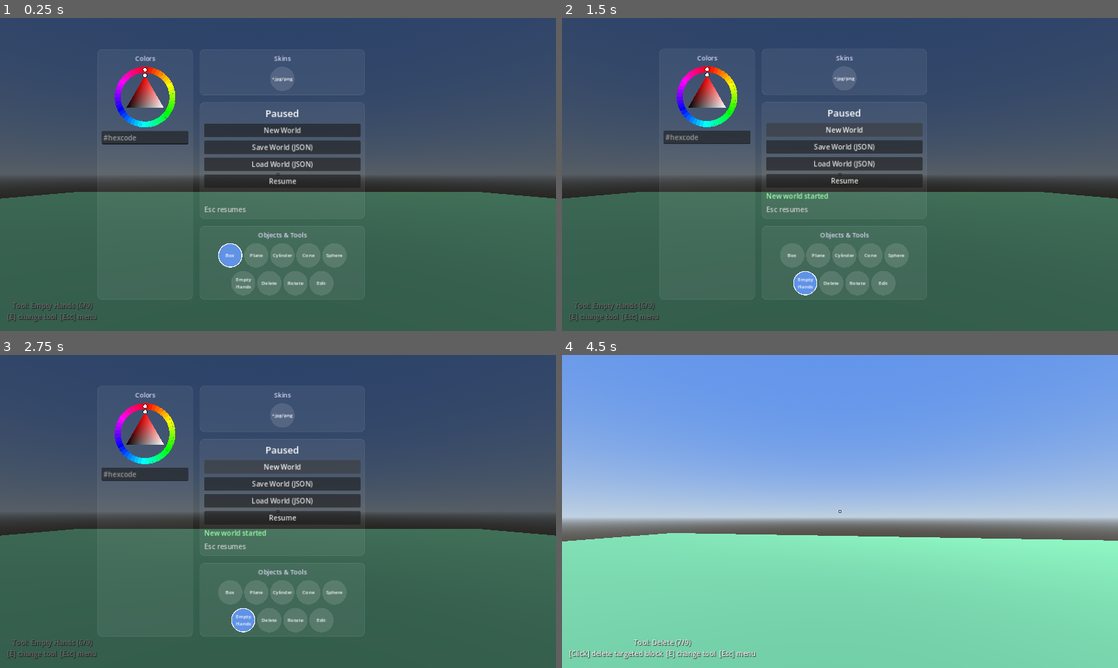
Above: before the commit, frames 1-4 (two rows, left to right).
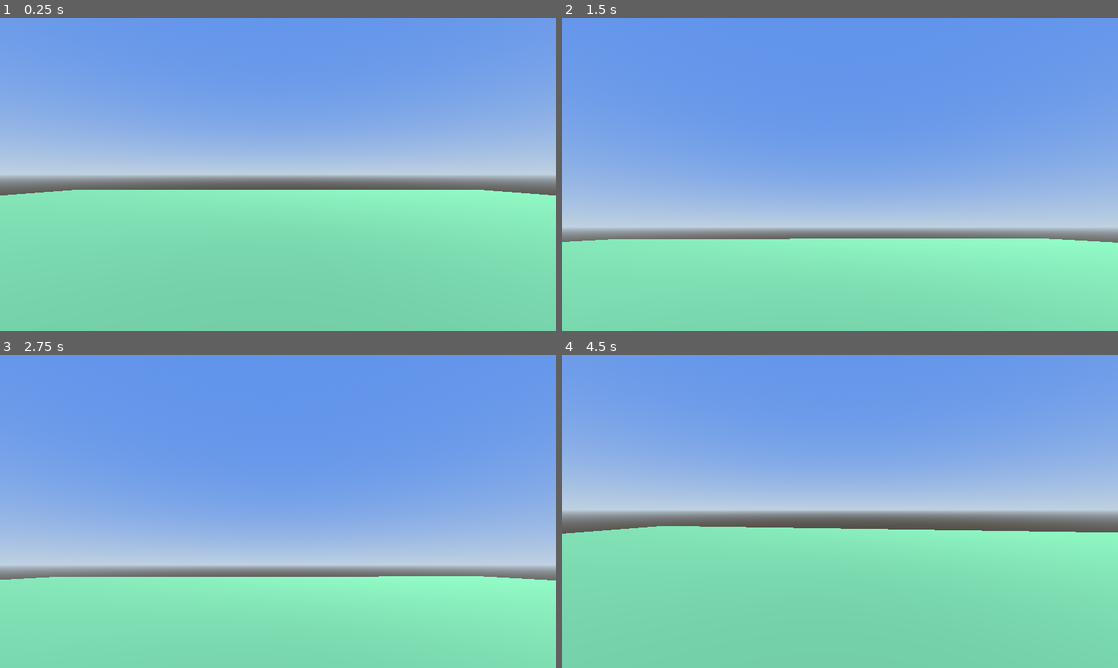
Above: after the commit, the same moments.

Repository: zenontherocks/worldmaker
Game: Godot game, scene res://scenes/Main.tscn
Two runs of this game, one before a commit and one after it. Both use one fixed random seed, a clock stepped at 60 frames per second and the inputs below.
Inputs (mouse positions are in pixels of both pictures, inside the frame that each line leads up to):
- Up to frame 1 (0.25 s): no input
- Up to frame 2 (1.5 s): click (845, 146) at 0.5 s, where only the run before the commit has a clickable "Save World (JSON)"; click (845, 130) at 1.25 s, where only the run before the commit has a clickable "New World"
- Up to frame 3 (2.75 s): click (283, 467) at 2 s, where only the run before the commit has a clickable "New World"
- Up to frame 4 (4.5 s): click (845, 517) at 2.75 s, where only the run before the commit has a clickable "Resume"; move the mouse to (867, 511) at 3.52 s; hold Q (build_cycle_dimension) 3.53-4.28 s; hold W (move_forward) from 3.53 s (still down); click (867, 511) at 3.67 s; tap Space (jump) at 3.77 s; move the mouse to (812, 511) at 4.27 s; tap E (build_cycle_shape) at 4.35 s; click (812, 511) at 4.42 s

The runs differ from the first frame. In frame 1, 100% of the frame differs, in the area x 0-100%, y 0-100%; in frame 2, 100%; in frame 3, 100%; in frame 4, 8.4%.
Error after the commit: Parse Error: Too many arguments for "get_datetime_dict_from_unix_time()" call. Expected at most 1 but received 2. (res://scripts/ui/PauseMenuUI.gd:550)

Commit message:
Add Quick Loads panel to the pause menu's reserved right-side space
Fills the space the pause menu redesign had deliberately left empty
for later, with a one-click reload of the player's most recent Save
World clicks. The tricky part was Web: a "save" there is just a
one-way browser download, so there's normally nothing left in the page
to read back from for a quick reload. Godot's own Web export already
solves exactly this problem for user:// (persisted automatically via
IndexedDB, surviving a page reload the same way a desktop save
survives closing the app), so SaveLoadManager.record_recent_save()
just writes a timestamped snapshot there on every successful save
instead of standing up a bespoke localStorage/JavaScriptBridge layer
-- same mechanism, same code path, on both platforms.

Filenames are the unix-timestamp sort key directly (no separate index
file to keep in sync); list_recent_saves() lists+sorts the directory
and caps/prunes at MAX_RECENT_SAVES (5). The pause menu's new Quick
Loads card lists them with human-readable local-time labels and calls
straight into the existing load_from_path().

Diff:
--- a/scripts/autoload/SaveLoadManager.gd
+++ b/scripts/autoload/SaveLoadManager.gd
@@ -34,6 +34,18 @@
 
 const SAVE_VERSION: int = 2
 
+## Every successful save (either write path below) also drops a timestamped
+## copy here, capped at MAX_RECENT_SAVES -- this is what backs the pause
+## menu's Quick Loads panel. Deliberately just `user://`, the same as any
+## other Godot save data, rather than a custom browser-storage bridge: the
+## Web export already persists `user://` via IndexedDB automatically (no
+## JS of our own needed, unlike WebFilePicker's actual file-open flow),
+## so this survives a page reload the same way a desktop save survives
+## closing the app -- important since a Web "save" is otherwise a one-way
+## browser download with nothing left to read back from.
+const RECENT_SAVES_DIR := "user://recent_saves"
+const MAX_RECENT_SAVES := 5
+
 
 func export_world_to_json() -> String:
 	var objects := []
@@ -50,12 +62,14 @@
 
 
 func save_to_path(path: String) -> bool:
+	var json := export_world_to_json()
 	var file := FileAccess.open(path, FileAccess.WRITE)
 	if file == null:
 		push_warning("SaveLoadManager: could not open '%s' for writing" % path)
 		return false
-	file.store_string(export_world_to_json())
+	file.store_string(json)
 	file.close()
+	record_recent_save(json)
 	return true
 
 
@@ -65,8 +79,9 @@
 	if not OS.has_feature("web"):
 		push_warning("save_to_browser_download called outside of a Web export")
 		return
-	var bytes := export_world_to_json().to_utf8_buffer()
-	JavaScriptBridge.download_buffer(bytes, file_name, "application/json")
+	var json := export_world_to_json()
+	JavaScriptBridge.download_buffer(json.to_utf8_buffer(), file_name, "application/json")
+	record_recent_save(json)
 
 
 func load_from_path(path: String) -> bool:
@@ -109,6 +124,52 @@
 	GameManager.notify_world_cleared()
 
 
+## Filename is the timestamp itself (unix seconds) so listing/sorting
+## recent saves never needs a separate index file -- the directory listing
+## already carries all the ordering information required.
+func record_recent_save(json_text: String) -> void:
+	DirAccess.make_dir_recursive_absolute(RECENT_SAVES_DIR)
+	var timestamp := int(Time.get_unix_time_from_system())
+	var path := "%s/%d.json" % [RECENT_SAVES_DIR, timestamp]
+	var file := FileAccess.open(path, FileAccess.WRITE)
+	if file == null:
+		push_warning("SaveLoadManager: could not write recent-save snapshot '%s'" % path)
+		return
+	file.store_string(json_text)
+	file.close()
+	_prune_recent_saves()
+
+
+func _prune_recent_saves() -> void:
+	var entries := _all_recent_saves()
+	for i in range(MAX_RECENT_SAVES, entries.size()):
+		DirAccess.remove_absolute(entries[i]["path"])
+
+
+## Newest first, capped at `limit` -- callers (the pause menu's Quick
+## Loads panel) just get {"timestamp": int, "path": String} entries ready
+## to display and load_from_path(), without needing to know the on-disk
+## naming scheme.
+func list_recent_saves(limit: int = MAX_RECENT_SAVES) -> Array:
+	var entries := _all_recent_saves()
+	if entries.size() > limit:
+		entries.resize(limit)
+	return entries
+
+
+func _all_recent_saves() -> Array:
+	var entries := []
+	var dir := DirAccess.open(RECENT_SAVES_DIR)
+	if dir == null:
+		return entries
+	for file_name in dir.get_files():
+		if not file_name.ends_with(".json"):
+			continue
+		entries.append({"timestamp": int(file_name.get_basename()), "path": "%s/%s" % [RECENT_SAVES_DIR, file_name]})
+	entries.sort_custom(func(a, b): return a["timestamp"] > b["timestamp"])
+	return entries
+
+
 func _spawn_object(object_data: Dictionary) -> void:
 	var shape_id := ShapeDefinitions.shape_id_from_key(object_data.get("shape", "box"))
 	var dims: Dictionary = object_data.get("dimensions", {})
--- a/scripts/ui/PauseMenuUI.gd
+++ b/scripts/ui/PauseMenuUI.gd
@@ -13,10 +13,11 @@
 ## Laid out as a symmetrical cross: the central panel (New World, Save
 ## World, Load World, then Resume last) in the middle, a Skins card above
 ## it, an Objects & Tools card below it (two separate rows -- shapes, then
-## Delete/Rotate/Edit), a Colors card to its left, and an empty spacer to
-## its right (matching the Colors card's width) reserved for something
-## later. Every card shares one StyleBoxFlat (_card_style) and every
-## section heading shares one label style (_make_section_label()) so the
+## Empty Hands/Delete/Rotate/Edit), a Colors card to its left, and a Quick
+## Loads card to its right (same width as the Colors card, filling in
+## the space that used to be an empty reserved spacer). Every card shares
+## one StyleBoxFlat (_card_style) and every section heading shares one
+## label style (_make_section_label()) so the
 ## whole thing reads as one uniform layout instead of loose floating rows
 ## -- all built from code (no image/font assets), so this stays free in
 ## download size. None of it can live on the always-on BuildHUD: the mouse
@@ -44,6 +45,18 @@
 ## - Desktop (including the editor): real, working native FileDialogs,
 ##   since desktop Godot has unrestricted filesystem access.
 ##
+## Quick Loads (SaveLoadManager.record_recent_save()/list_recent_saves())
+## is a third way to get a world back besides Load World's file dialog:
+## every successful Save World click also drops a timestamped copy under
+## user://recent_saves, and this card lists the newest few with a
+## one-click load, capped and pruned by SaveLoadManager.MAX_RECENT_SAVES.
+## That directory is ordinary Godot save data, not a file the player
+## picked, so it works identically on both platforms and (crucially for
+## Web, where saving is otherwise just a one-way browser download)
+## survives a page reload via Godot's own IndexedDB-backed persistence
+## for user:// on HTML5 -- no custom JS bridge needed for this one, unlike
+## WebFilePicker.
+##
 ## This entire node (and its FileDialog children) runs with
 ## PROCESS_MODE_ALWAYS so it keeps working while the tree is paused --
 ## that's the whole point of a pause menu.
@@ -95,6 +108,8 @@
 var _hex_input: LineEdit
 var _color_wheel: ColorWheel
 
+var _quick_loads_list: VBoxContainer
+
 ## Visible feedback for the whole import/export flow -- push_warning() alone
 ## isn't enough here, it's a debug-only channel that never shows up anywhere
 ## in a deployed Web build, so any failure would otherwise be completely
@@ -115,6 +130,7 @@
 	_refresh_tools_row()
 	_refresh_skins_row()
 	_refresh_colors_row()
+	_refresh_quick_loads()
 
 
 func _ready() -> void:
@@ -230,13 +246,7 @@
 	outer_vbox.add_child(_make_section_card(objects_tools_section))
 	_build_objects_and_tools()
 
-	# Empty spacer, same width as the Colors card, so the cross layout
-	# stays visually balanced -- nothing lives here yet, reserved for a
-	# future right-side section.
-	var right_spacer := Control.new()
-	right_spacer.custom_minimum_size = Vector2(200, 0)
-	right_spacer.mouse_filter = Control.MOUSE_FILTER_IGNORE
-	outer_hbox.add_child(right_spacer)
+	outer_hbox.add_child(_make_quick_loads_column())
 
 	_skin_dialog = _make_file_dialog(
 		FileDialog.FILE_MODE_OPEN_FILE,
@@ -340,6 +350,25 @@
 
 	_colors_row = _make_circle_row()
 	column.add_child(_colors_row)
+
+	return _make_section_card(column)
+
+
+## The right-side card, filling in the space previously left empty. A
+## plain vertical list of ordinary Buttons rather than the circle rows
+## everything else uses -- each entry needs to show a real timestamp
+## label, which the fixed-diameter CircleButton has no room for (unlike
+## the single short word/thumbnail every other circle shows).
+func _make_quick_loads_column() -> PanelContainer:
+	var column := VBoxContainer.new()
+	column.custom_minimum_size = Vector2(200, 0)
+	column.add_theme_constant_override("separation", 8)
+
+	column.add_child(_make_section_label("Quick Loads"))
+
+	_quick_loads_list = VBoxContainer.new()
+	_quick_loads_list.add_theme_constant_override("separation", 4)
+	column.add_child(_quick_loads_list)
 
 	return _make_section_card(column)
 
@@ -473,6 +502,59 @@
 	_refresh_colors_row()
 
 
+## Rebuilt from scratch on every open plus every save/quick-load -- same
+## tear-down-and-rebuild approach as the Skins/Colors rows, and just as
+## cheap here since it's capped at SaveLoadManager.MAX_RECENT_SAVES
+## entries and only runs on those infrequent events, never per-frame.
+func _refresh_quick_loads() -> void:
+	for child in _quick_loads_list.get_children():
+		child.queue_free()
+
+	var entries := SaveLoadManager.list_recent_saves()
+	if entries.is_empty():
+		var empty_label := Label.new()
+		empty_label.text = "No saves yet"
+		empty_label.autowrap_mode = TextServer.AUTOWRAP_WORD_SMART
+		empty_label.add_theme_color_override("font_color", Color(0.7, 0.7, 0.7))
+		_quick_loads_list.add_child(empty_label)
+		return
+
+	for entry in entries:
+		var button := Button.new()
+		button.text = _format_recent_save_label(entry["timestamp"])
+		button.focus_mode = Control.FOCUS_NONE
+		button.pressed.connect(_on_quick_load_pressed.bind(entry))
+		_quick_loads_list.add_child(button)
+
+
+func _on_quick_load_pressed(entry: Dictionary) -> void:
+	var label := _format_recent_save_label(entry["timestamp"])
+	if SaveLoadManager.load_from_path(entry["path"]):
+		_set_status("Loaded quick save from %s" % label)
+	else:
+		_set_status("Could not load quick save from %s" % label, true)
+	_refresh_quick_loads()
+	_refresh_skins_row()
+	_refresh_colors_row()
+
+
+const _MONTH_NAMES := [
+	"Jan", "Feb", "Mar", "Apr", "May", "Jun", "Jul", "Aug", "Sep", "Oct", "Nov", "Dec"
+]
+
+
+## Local time, not UTC -- a quick-load timestamp is meant to answer "when
+## did I make this" from the player's own perspective, not the server's
+## (there being no server at all is rather the point of this project).
+func _format_recent_save_label(timestamp: int) -> String:
+	var d := Time.get_datetime_dict_from_unix_time(timestamp, false)
+	var hour12: int = d["hour"] % 12
+	if hour12 == 0:
+		hour12 = 12
+	var am_pm := "AM" if d["hour"] < 12 else "PM"
+	return "%s %d, %d:%02d %s" % [_MONTH_NAMES[d["month"] - 1], d["day"], hour12, d["minute"], am_pm]
+
+
 ## Live drag feedback -- updates the active color and the hex field's
 ## readout on every drag step, but doesn't touch SkinManager's used-colors
 ## history (that only happens once, on release; see _on_color_wheel_committed())
@@ -578,6 +660,7 @@
 	_refresh_tools_row()
 	_refresh_skins_row()
 	_refresh_colors_row()
+	_refresh_quick_loads()
 
 
 ## force_recapture is false only for the Esc path (see
@@ -647,6 +730,7 @@
 	if OS.has_feature("web"):
 		SaveLoadManager.save_to_browser_download("world.json")
 		_set_status("World download started")
+		_refresh_quick_loads()
 	else:
 		_export_dialog.popup_centered()
 
@@ -654,6 +738,7 @@
 func _on_export_file_selected(path: String) -> void:
 	if SaveLoadManager.save_to_path(path):
 		_set_status("World saved to %s" % path.get_file())
+		_refresh_quick_loads()
 	else:
 		_set_status("Could not save world to %s" % path.get_file(), true)
 
Not shown, changed: README.md
